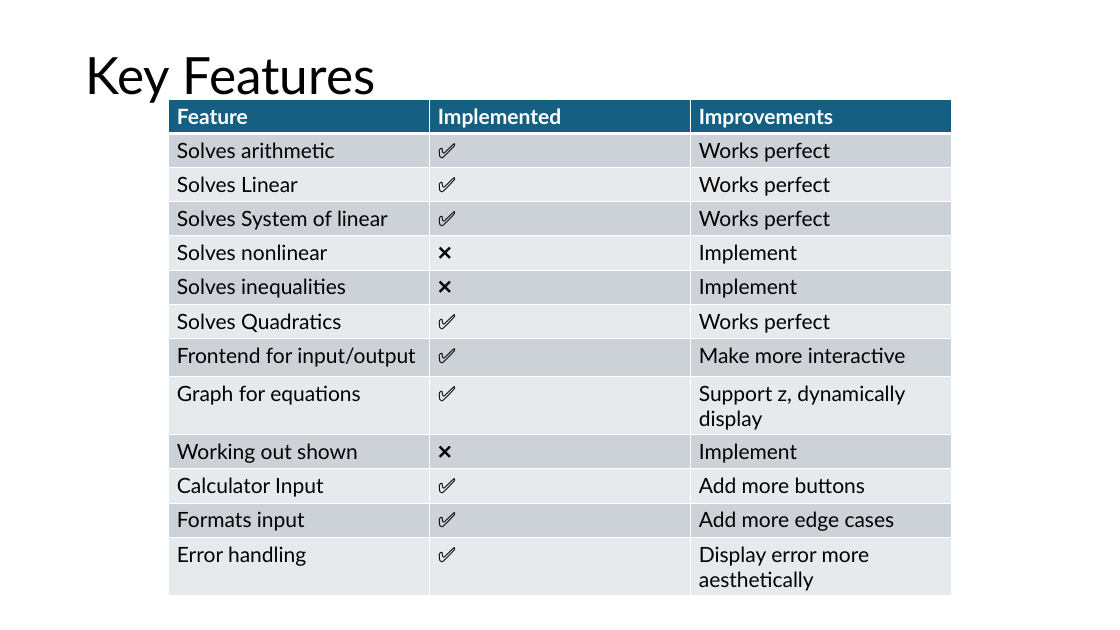
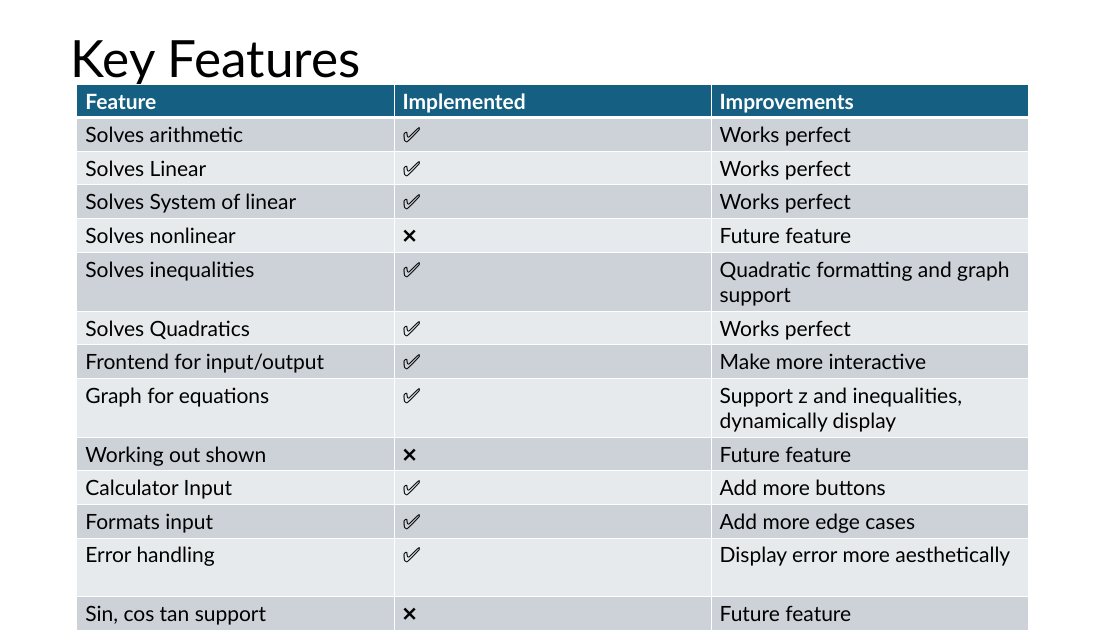
Before and after one commit to rishirattanpal/Equation-Solver, a slide deck: slide 4 of docs/equationSolverPresentation.pptx. Drawn at 1120x630 pixels with LibreOffice and Linux fonts; fonts in the diff are those of the drawing. Boxes give left, top, right and bottom in pixels: in the first picture for what was removed or moved away, otherwise in the second. Text is boxed around its words. In the diff, an @@ line names an element or a change of style, - is before the commit and + after.

Commit message:
inequality support

```diff
--- a/docs/equationSolverPresentation.pptx
+++ b/docs/equationSolverPresentation.pptx
@@ title "Key Features": place and size @@
-title "Key Features" at bbox=[85, 57, 375, 104]
+title "Key Features" at bbox=[71, 40, 361, 87]
@@ table at bbox=[77, 84, 1030, 630] @@
-row 5, column 3: Implement
+row 5, column 3: Future feature
-row 6, column 2: ❌
+row 6, column 2: ✅
-row 6, column 3: Implement
+row 6, column 3: Quadratic formatting and graph support
-row 9, column 3: Support z, dynamically display
+row 9, column 3: Support z and inequalities, dynamically display
-row 10, column 3: Implement
+row 10, column 3: Future feature
+row 14: Sin, cos tan support | ❌ | Future feature
@@ table: place and size @@
-table at bbox=[169, 100, 953, 597]
+table at bbox=[77, 84, 1030, 630]
```
Also in this commit, not shown: 2 other slides changed, 2 slides added, 6 other files.
